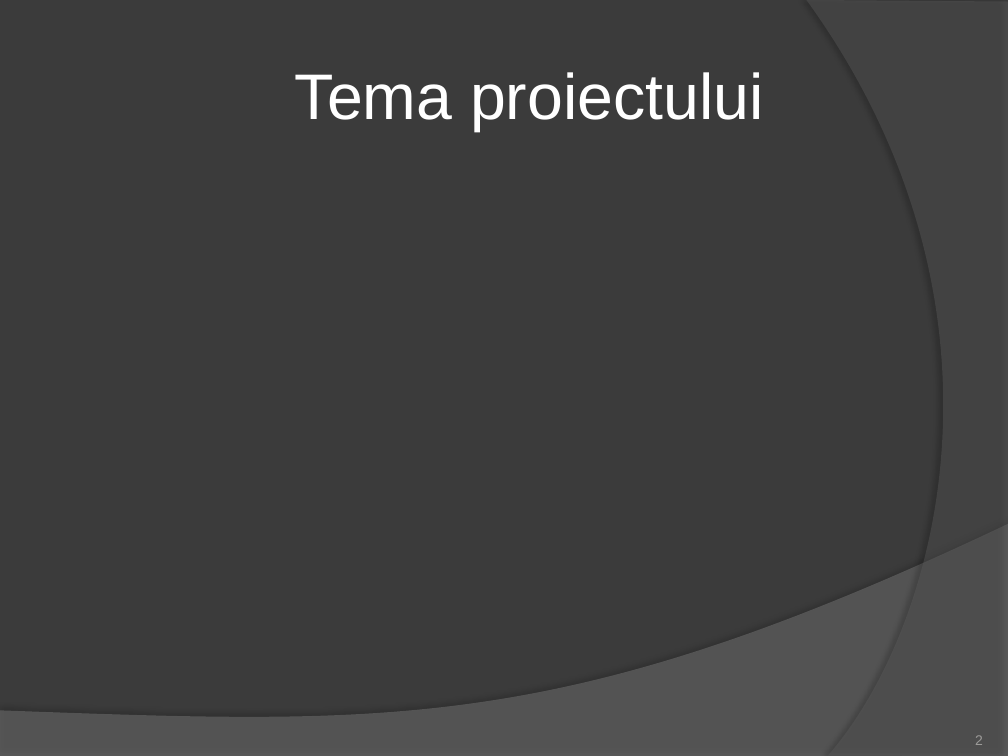
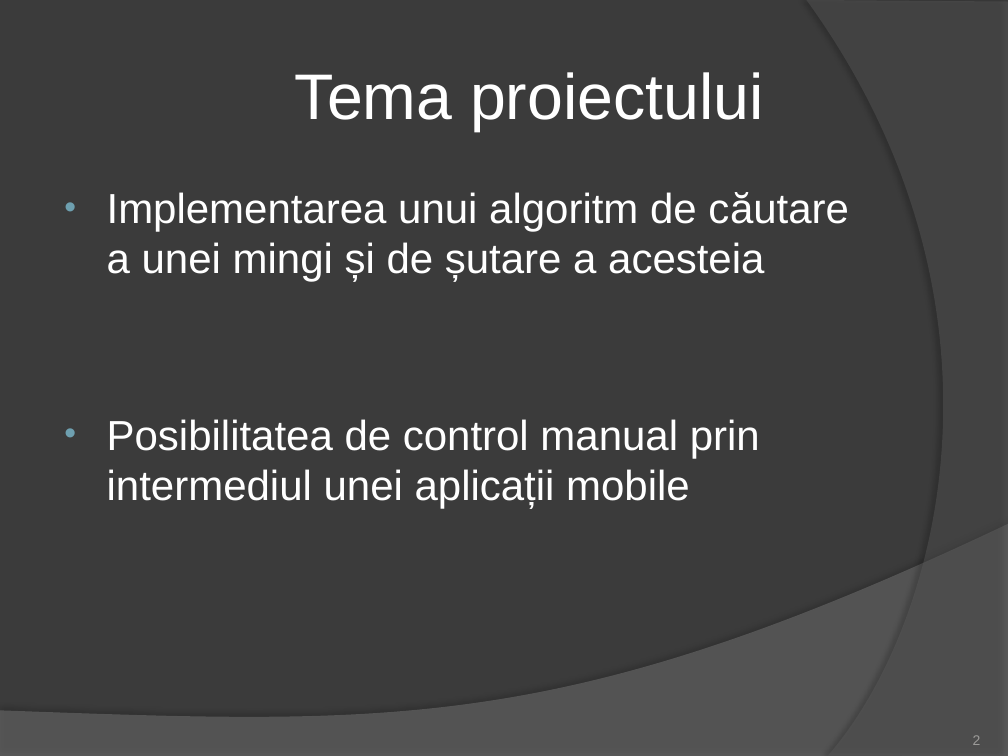
Before and after one commit to BatrinutSilviu/Licenta, a slide deck: slide 2 of ROBOTINHO.pptx. Drawn at 1008x756 pixels with LibreOffice and Linux fonts; fonts in the diff are those of the drawing. Boxes give left, top, right and bottom in pixels: in the first picture for what was removed or moved away, otherwise in the second. Text is boxed around its words. In the diff, an @@ line names an element or a change of style, - is before the commit and + after.

```diff
--- a/ROBOTINHO.pptx
+++ b/ROBOTINHO.pptx
@@ text added at box(107, 192, 849, 509), 30 pt, text #FFFFFF @@
+• Implementarea unui algoritm de căutare a unei mingi și de șutare a acesteia
+• Posibilitatea de control manual prin intermediul unei aplicații mobile
```
Also in this commit, not shown: 3 other slides changed.
